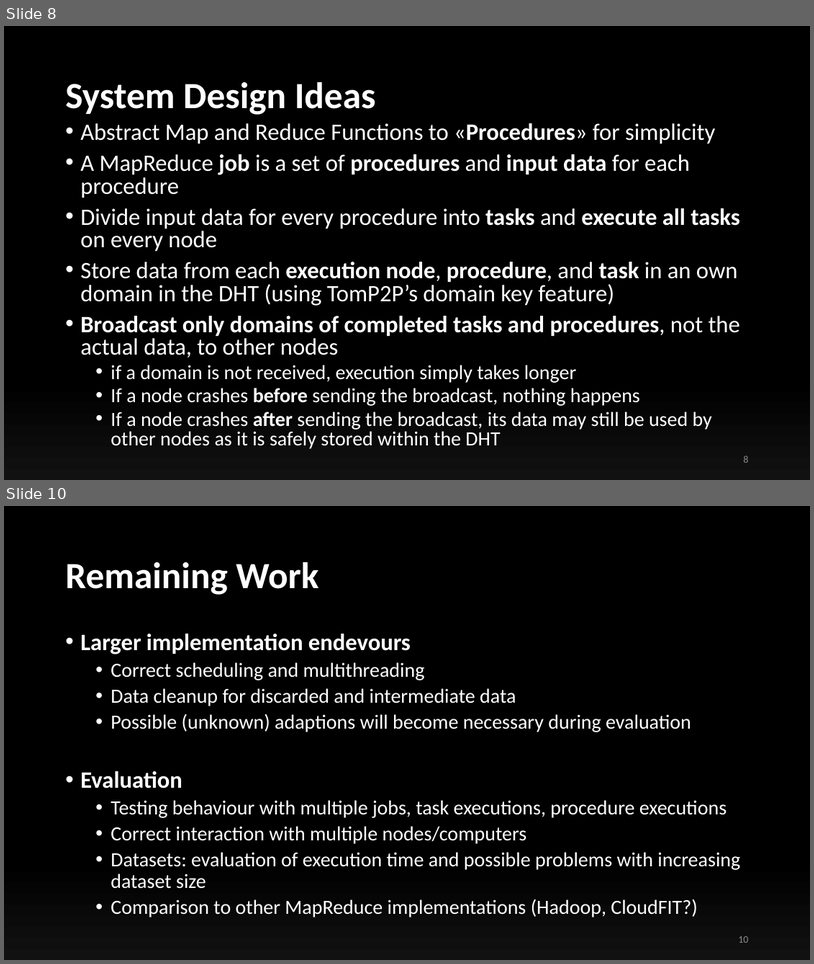
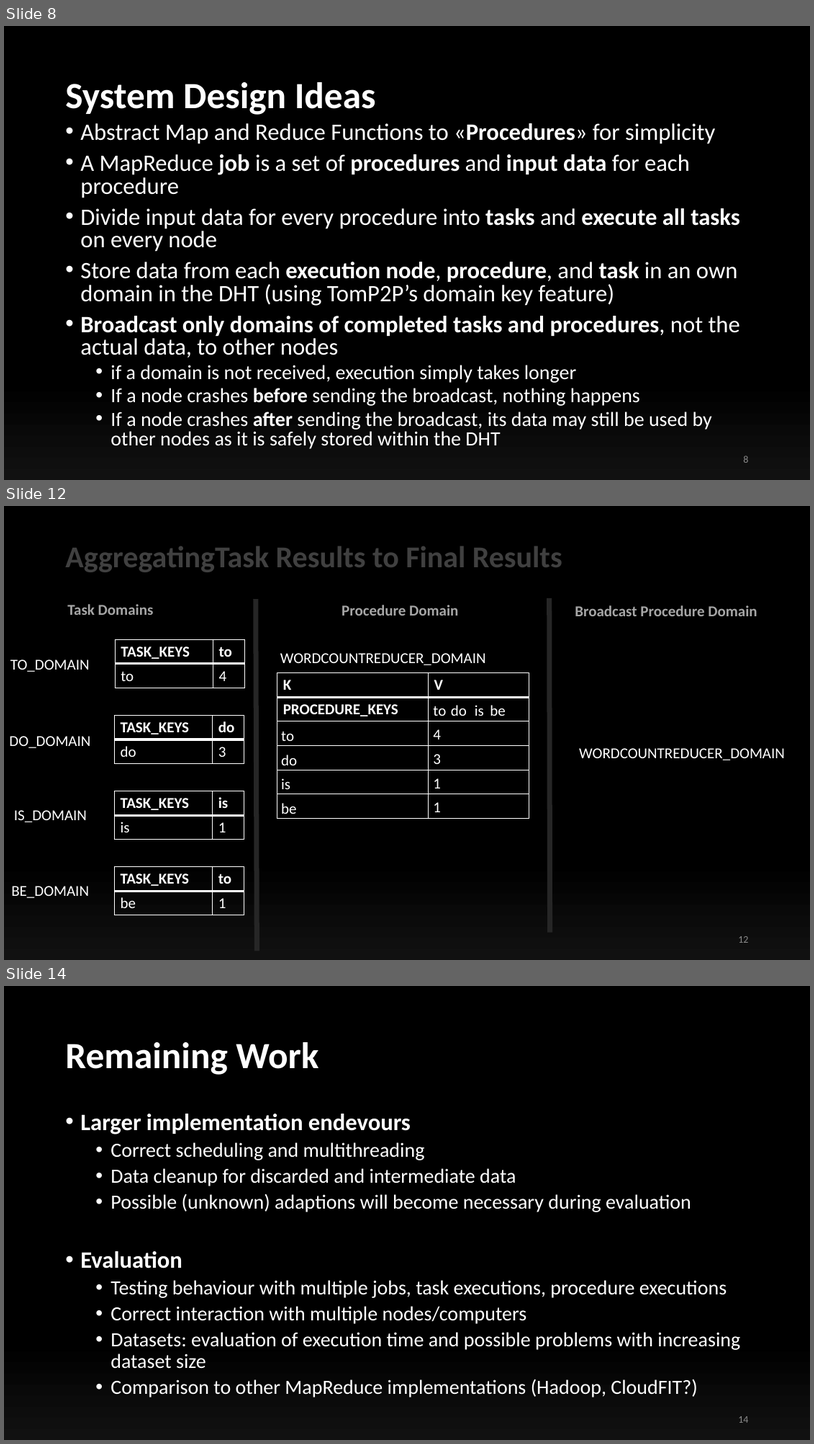
Before and after one commit to ollyblink/mt2, a slide deck: TomP2PTrials/files/presentations/InterimPresentation.pptx. Shown one above the other, each under a label of ours: slides 8 and 10 before the commit, slides 8, 12 and 14 after it; the slides between them are not shown. The pictures are 814x964 and 814x1444 pixels, drawn with LibreOffice and Linux fonts; fonts in the diff are those of the drawing. Boxes give left, top, right and bottom in pixels: in the first picture for what was removed or moved away, otherwise in the second. Text is boxed around its words. In the diff, an @@ line names an element or a change of style, - is before the commit and + after.

```diff
--- a/TomP2PTrials/files/presentations/InterimPresentation.pptx
+++ b/TomP2PTrials/files/presentations/InterimPresentation.pptx
@@ slide 12 added at (x1=4, y1=506, x2=810, y2=960), background gradient #000000 to #111111 @@
@@ title added at (x1=65, y1=546, x2=563, y2=572), 36 pt, text #404040, bold @@
+AggregatingTask Results to Final Results
@@ text added at (x1=67, y1=604, x2=154, y2=615), 18 pt, text #A6A6A6, bold @@
+Task Domains
@@ line added from (256, 599) to (257, 951), #262626 6 pt @@
@@ text added at (x1=342, y1=605, x2=458, y2=615), 18 pt, text #A6A6A6, bold @@
+Procedure Domain
@@ line added from (550, 598) to (550, 932), #262626 6 pt @@
@@ text added at (x1=575, y1=605, x2=757, y2=616), 18 pt, text #A6A6A6, bold @@
+Broadcast Procedure Domain
@@ table added at (x1=115, y1=639, x2=244, y2=687), 2 rows, 2 columns @@
+TASK_KEYS | to
+to | 4
@@ text added at (x1=280, y1=653, x2=486, y2=665), 18 pt, text #FFFFFF @@
+WORDCOUNTREDUCER_DOMAIN
@@ text added at (x1=10, y1=659, x2=90, y2=672), 18 pt, text #FFFFFF @@
+TO_DOMAIN
@@ table added at (x1=278, y1=673, x2=530, y2=818), 6 rows, 2 columns @@
+K | V
+PROCEDURE_KEYS | 
+ | 
+ | 
+ | 
+ | 
@@ table added at (x1=114, y1=716, x2=244, y2=764), 2 rows, 2 columns @@
+TASK_KEYS | do
+do | 3
@@ text added at (x1=433, y1=705, x2=446, y2=716), 18 pt, text #FFFFFF @@
+to
@@ text added at (x1=451, y1=705, x2=467, y2=716), 18 pt, text #FFFFFF @@
+do
@@ text added at (x1=475, y1=705, x2=484, y2=716), 18 pt, text #FFFFFF @@
+is
@@ text added at (x1=490, y1=705, x2=505, y2=716), 18 pt, text #FFFFFF @@
+be
@@ text added at (x1=9, y1=736, x2=90, y2=748), 18 pt, text #FFFFFF @@
+DO_DOMAIN
@@ text added at (x1=281, y1=731, x2=294, y2=746), 18 pt, text #FFFFFF @@
+to
@@ text added at (x1=433, y1=729, x2=441, y2=739), 18 pt, text #FFFFFF @@
+4
@@ text added at (x1=281, y1=754, x2=297, y2=765), 18 pt, text #FFFFFF @@
+do
@@ text added at (x1=433, y1=754, x2=441, y2=764), 18 pt, text #FFFFFF @@
+3
@@ text added at (x1=579, y1=748, x2=785, y2=760), 18 pt, text #FFFFFF @@
+WORDCOUNTREDUCER_DOMAIN
@@ text added at (x1=281, y1=778, x2=291, y2=794), 18 pt, text #FFFFFF @@
+is
@@ text added at (x1=433, y1=778, x2=441, y2=788), 18 pt, text #FFFFFF @@
+1
@@ table added at (x1=114, y1=791, x2=244, y2=839), 2 rows, 2 columns @@
+TASK_KEYS | is
+is | 1
@@ text added at (x1=281, y1=803, x2=296, y2=813), 18 pt, text #FFFFFF @@
+be
@@ text added at (x1=433, y1=802, x2=441, y2=812), 18 pt, text #FFFFFF @@
+1
@@ text added at (x1=14, y1=810, x2=87, y2=822), 18 pt, text #FFFFFF @@
+IS_DOMAIN
@@ table added at (x1=114, y1=867, x2=244, y2=915), 2 rows, 2 columns @@
+TASK_KEYS | to
+be | 1
@@ text added at (x1=11, y1=885, x2=89, y2=898), 18 pt, text #FFFFFF @@
+BE_DOMAIN
@@ page number added at (x1=738, y1=936, x2=748, y2=942), 12 pt, text #8C8C8C @@
+12
@@ what was slide 10 is now slide 14 @@
@@ page number at (x1=738, y1=1416, x2=748, y2=1422): text changed @@
-10
+14
```
Also in this commit, not shown: 4 slides changed, 3 other slides added, 8 other files.
